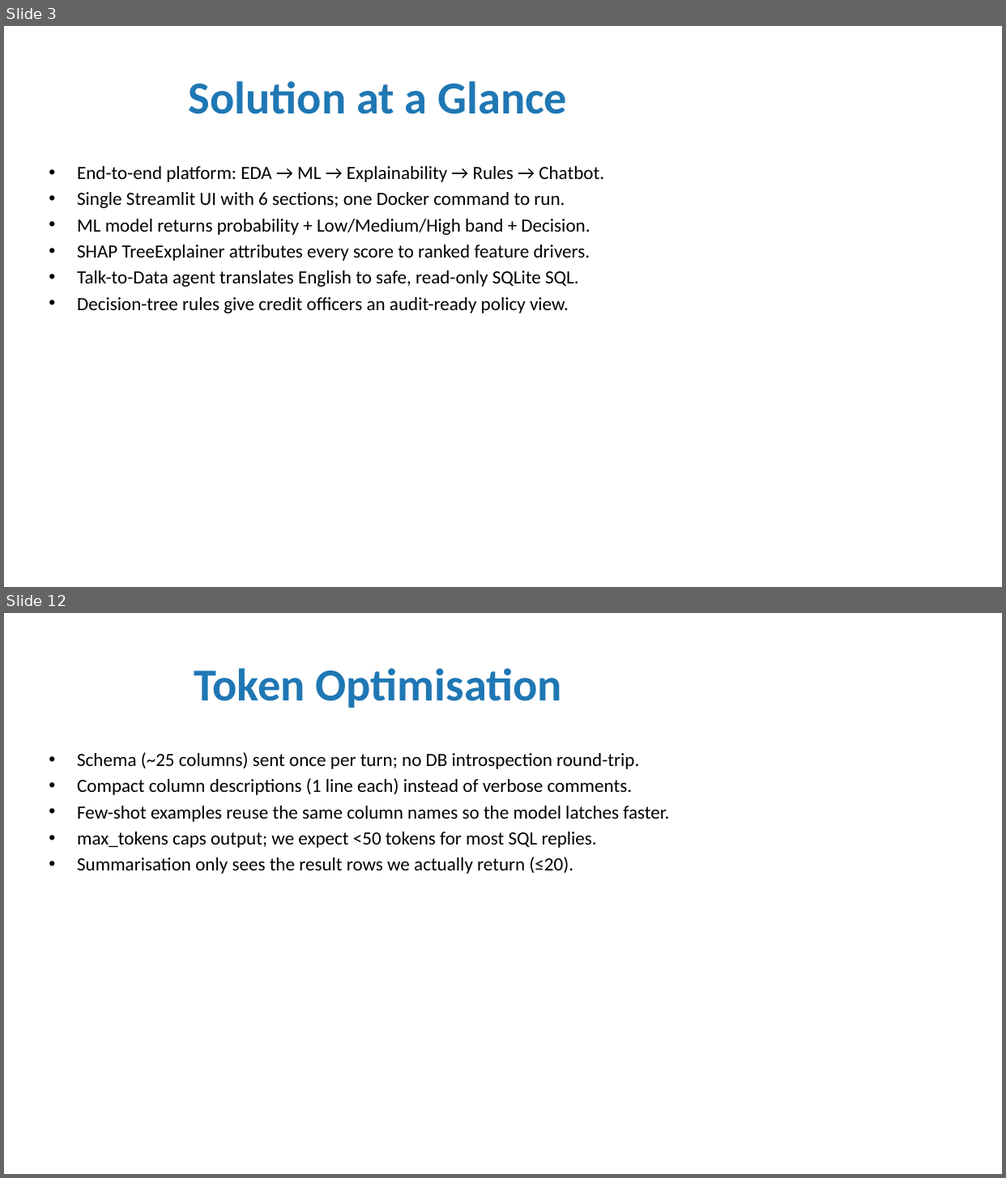
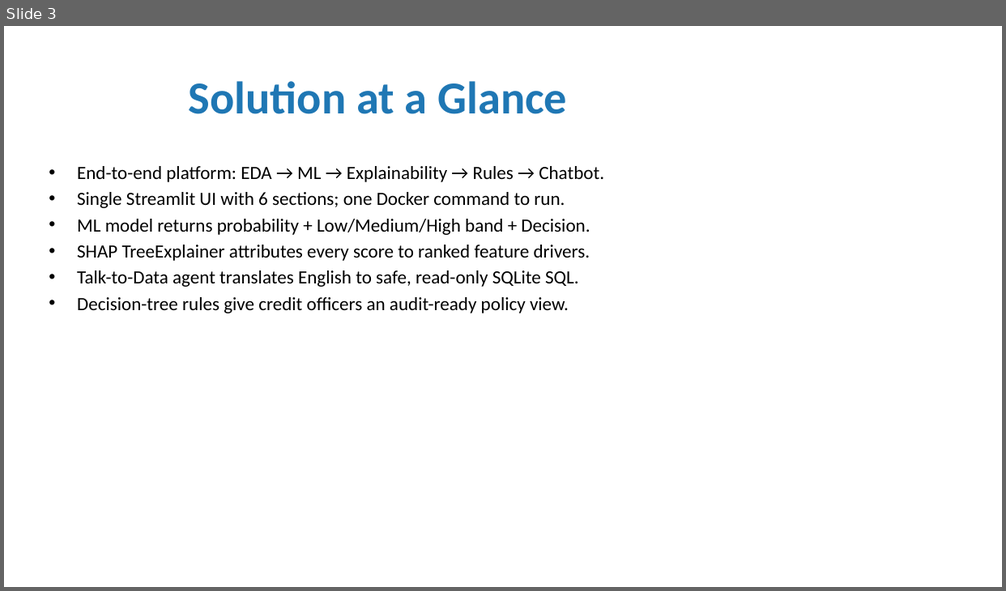
Before and after one commit to ashwani-dhayal/credit-risk-platform, a slide deck: documents/presentation.pptx. Shown one above the other, each under a label of ours: slides 3 and 12 before the commit, slide 3 after it; the slides between them are not shown. The pictures are 1006x1178 and 1006x591 pixels, drawn with LibreOffice and Linux fonts; fonts in the diff are those of the drawing. Boxes give left, top, right and bottom in pixels: in the first picture for what was removed or moved away, otherwise in the second. Text is boxed around its words. In the diff, an @@ line names an element or a change of style, - is before the commit and + after.

```diff
--- a/documents/presentation.pptx
+++ b/documents/presentation.pptx
@@ slide 12 removed at (4,613,1002,1174), background #FFFFFF @@
@@ title removed at (194,668,562,708) @@
-Token Optimisation
@@ text removed at (77,752,669,874) @@
-• Schema (~25 columns) sent once per turn; no DB introspection round-trip.
-• Compact column descriptions (1 line each) instead of verbose comments.
-• Few-shot examples reuse the same column names so the model latches faster.
-• max_tokens caps output; we expect <50 tokens for most SQL replies.
-• Summarisation only sees the result rows we actually return (≤20).
```
Also in this commit, not shown: 9 slides changed, 10 slides added, 5 other slides removed, 11 other files.
